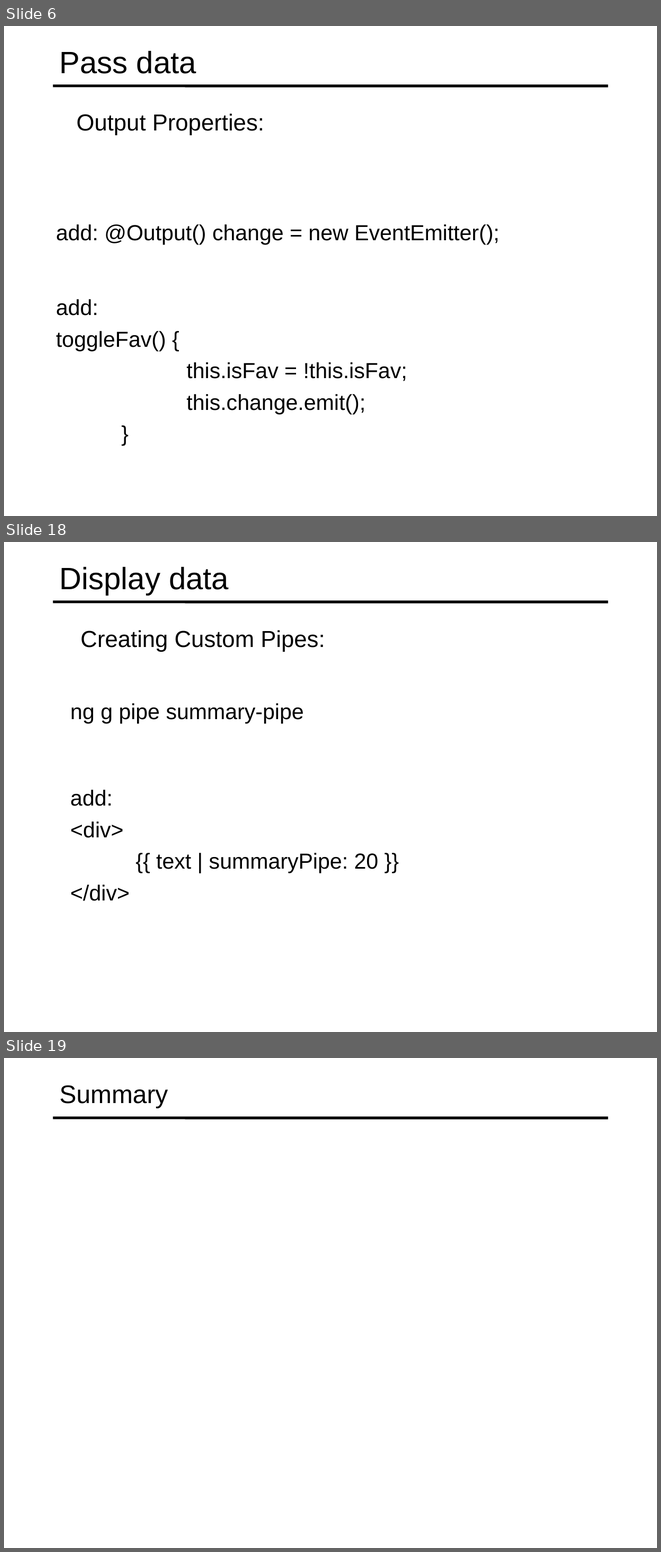
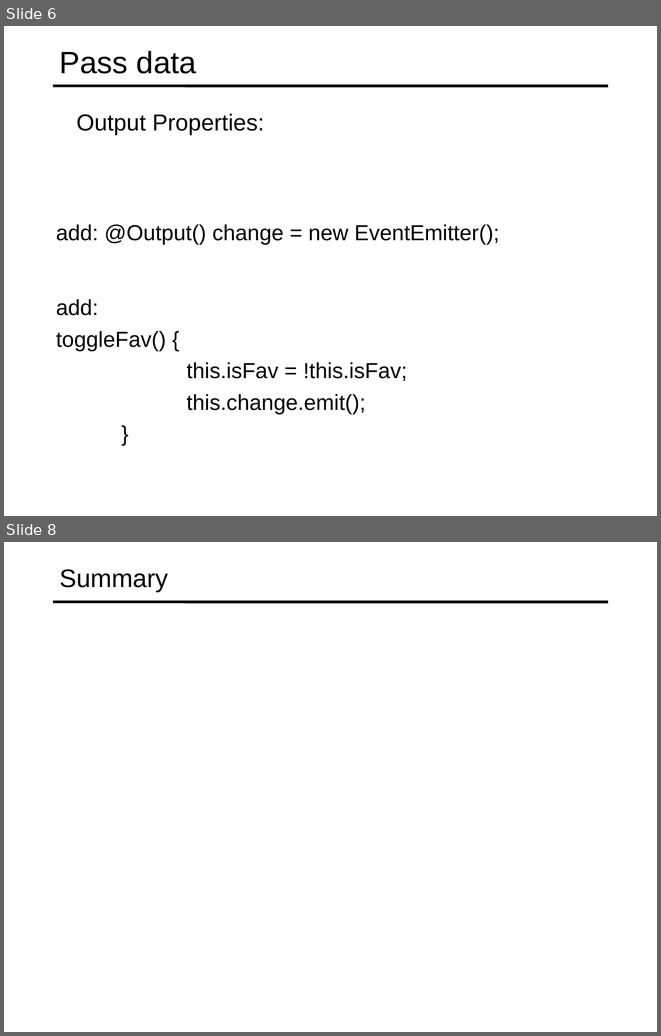
Before and after one commit to specter01wj/Jago_Link_Training, a slide deck: Angular/Angular7/Angular Advanced Course/Essentials/3.Building Re-usable Components/L3_Building Re-usable Components.ppt. Shown one above the other, each under a label of ours: slides 6, 18 and 19 before the commit, slides 6 and 8 after it; the slides between them are not shown. The pictures are 661x1552 and 661x1036 pixels, drawn with LibreOffice and Linux fonts; fonts in the diff are those of the drawing. Boxes give left, top, right and bottom in pixels: in the first picture for what was removed or moved away, otherwise in the second. Text is boxed around its words. In the diff, an @@ line names an element or a change of style, - is before the commit and + after.

```diff
--- a/Angular/Angular7/Angular Advanced Course/Essentials/3.Building Re-usable Components/L3_Building Re-usable Components.ppt
+++ b/Angular/Angular7/Angular Advanced Course/Essentials/3.Building Re-usable Components/L3_Building Re-usable Components.ppt
@@ slide 18 removed at <box>4,542,657,1032</box>, background #FFFFFF; not listed: 1 template element that a slide beside it also shows @@
@@ title removed at <box>60,567,229,595</box> @@
-Display data
@@ text removed at <box>80,630,325,652</box> @@
-  Creating Custom Pipes:
@@ text removed at <box>70,703,304,723</box> @@
-  ng g pipe summary-pipe
@@ text removed at <box>70,790,379,901</box> @@
-  add:
-  <div>
-  {{ text | summaryPipe: 20 }}
-  </div>
@@ what was slide 19 is now slide 8 @@
```
Also in this commit, not shown: 1 slide added, 11 other slides removed.
